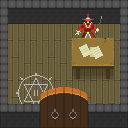
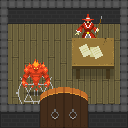
Comparing the layer stacks of the two 128×128 images. Changes:
showed "elemental_fire_1" over [22, 59, 50, 96]
